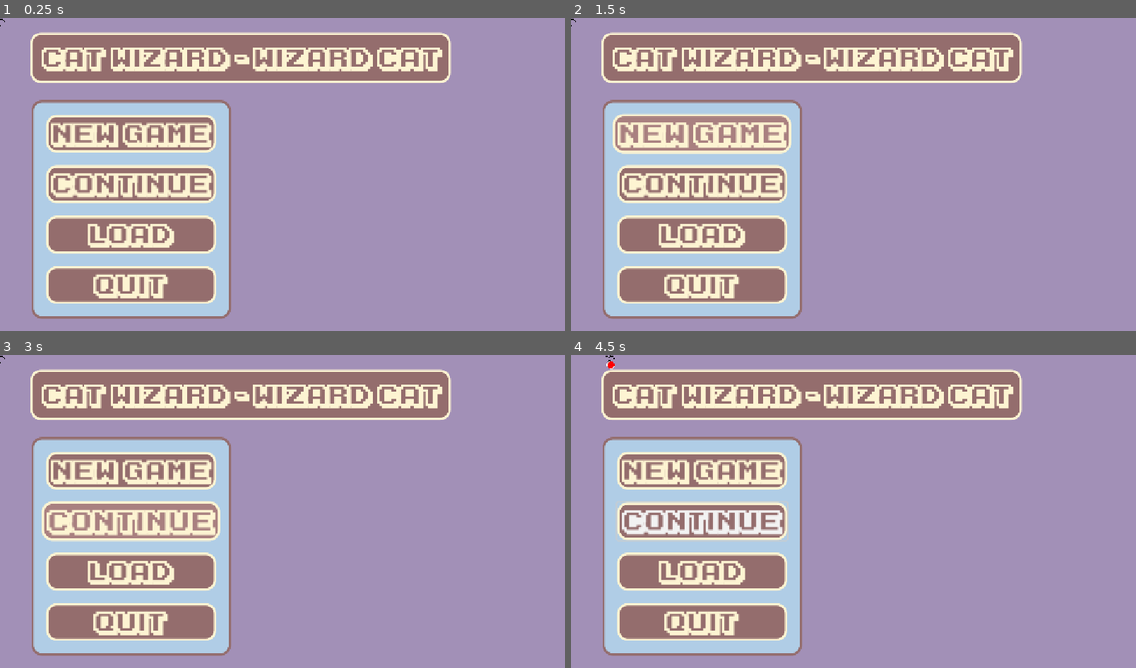
Above: before the commit, frames 1-4 (two rows, left to right).
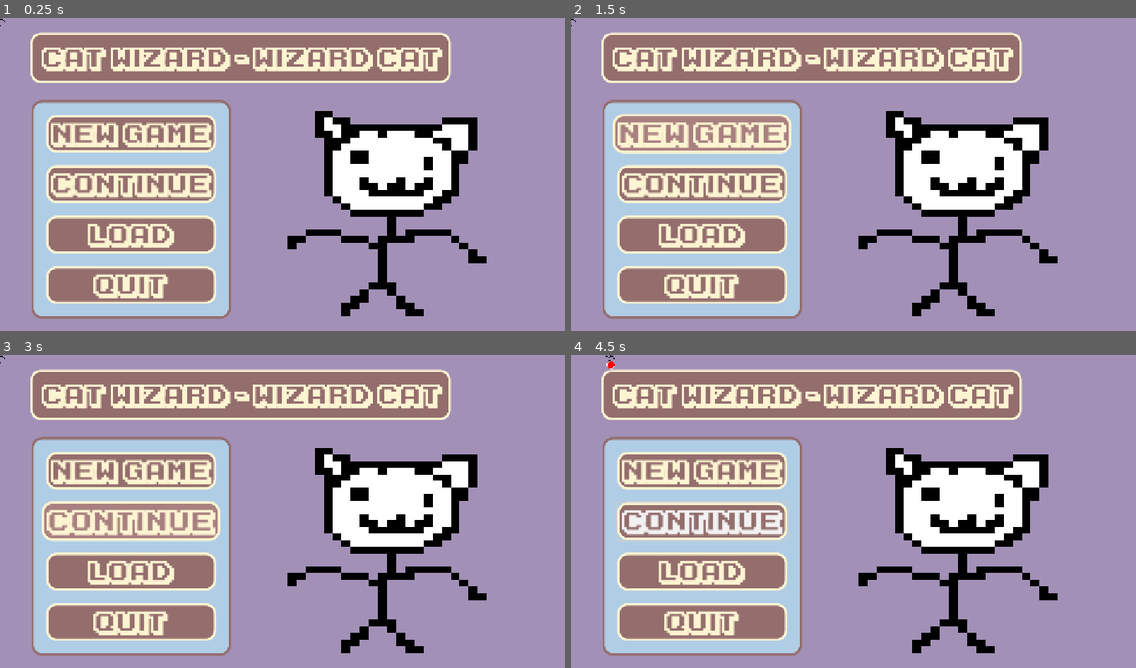
Above: after the commit, the same moments.

Repository: teganmy/wizard-cat-cat-wizard
Game: Godot game, scene res://main.tscn
Same seed, same stepped clock (60 frames per second), same inputs: the game is played once before the commit and once after it.
Inputs (mouse positions are in pixels of both pictures, inside the frame that each line leads up to):
- Up to frame 1 (0.25 s): no input
- Up to frame 2 (1.5 s): click "Load" at 0.5 s; click "New Game" at 1.25 s
- Up to frame 3 (3 s): click "New Game" at 2 s; click "Continue" at 2.75 s
- Up to frame 4 (4.5 s): click "Continue" at 3.5 s; tap Enter at 4.25 s; move the mouse to (977, 498) at 4.27 s; hold Right (player_right) from 4.28 s (still down); tap Space (fire) at 4.35 s

The runs differ from the first frame. In frame 1, 9.1% of the frame differs, in the area x 50-87%, y 29-96%; in frame 2, 9.1%; in frame 3, 9.1%; in frame 4, 9.1%.

Commit message:
Moved main menu logic to main scene

Diff:
--- a/wizard-cat-game/main.tscn
+++ b/wizard-cat-game/main.tscn
@@ -1,9 +1,112 @@
 [gd_scene format=3 uid="uid://be1g2jqyou40i"]
 
-[ext_resource type="PackedScene" uid="uid://bmdae68la1t7d" path="res://main_menu.tscn" id="1_ig7tw"]
+[ext_resource type="Script" uid="uid://dq2js0a13n6oc" path="res://components/button_tween.gd" id="1_0xm2m"]
+[ext_resource type="Texture2D" uid="uid://ho1q5y7xs8o7" path="res://assets/cat.png" id="2_h2yge"]
+
+[sub_resource type="LabelSettings" id="LabelSettings_1bvp3"]
+font_size = 50
+font_color = Color(0.99215686, 0.95686275, 0.8235294, 1)
 
 [node name="Main" type="Node2D" unique_id=1893129849]
 
-[node name="CanvasLayer" type="CanvasLayer" parent="." unique_id=32101130]
+[node name="MenuLayer" type="CanvasLayer" parent="." unique_id=32101130]
 
-[node name="MainMenu" parent="CanvasLayer" unique_id=1637072399 instance=ExtResource("1_ig7tw")]
+[node name="MainMenu" type="Control" parent="MenuLayer" unique_id=622120077]
+layout_mode = 3
+anchors_preset = 15
+anchor_right = 1.0
+anchor_bottom = 1.0
+grow_horizontal = 2
+grow_vertical = 2
+
+[node name="Label" type="Label" parent="MenuLayer/MainMenu" unique_id=115762507]
+texture_filter = 1
+layout_mode = 1
+anchors_preset = 5
+anchor_left = 0.5
+anchor_right = 0.5
+offset_left = -504.0
+offset_top = 40.0
+offset_right = 333.0
+offset_bottom = 123.0
+grow_horizontal = 2
+text = "Cat Wizard - Wizard Cat"
+label_settings = SubResource("LabelSettings_1bvp3")
+horizontal_alignment = 1
+vertical_alignment = 1
+
+[node name="PanelContainer" type="PanelContainer" parent="MenuLayer/MainMenu" unique_id=1700385085]
+layout_mode = 1
+anchors_preset = 4
+anchor_top = 0.5
+anchor_bottom = 0.5
+offset_left = 64.0
+offset_top = -156.0
+offset_right = 471.0
+offset_bottom = 290.0
+grow_vertical = 2
+pivot_offset_ratio = Vector2(0.5, 0.5)
+
+[node name="ButtonTween" type="Node" parent="MenuLayer/MainMenu/PanelContainer" unique_id=1869123090]
+script = ExtResource("1_0xm2m")
+metadata/_custom_type_script = "uid://dq2js0a13n6oc"
+
+[node name="VBoxContainer" type="VBoxContainer" parent="MenuLayer/MainMenu/PanelContainer" unique_id=1080793051]
+layout_mode = 2
+alignment = 1
+
+[node name="NewGameButton" type="Button" parent="MenuLayer/MainMenu/PanelContainer/VBoxContainer" unique_id=1482941788]
+layout_mode = 2
+size_flags_vertical = 0
+text = "New Game"
+
+[node name="ContinueButton" type="Button" parent="MenuLayer/MainMenu/PanelContainer/VBoxContainer" unique_id=2078129066]
+layout_mode = 2
+text = "Continue"
+
+[node name="LoadButton" type="Button" parent="MenuLayer/MainMenu/PanelContainer/VBoxContainer" unique_id=912717492]
+layout_mode = 2
+size_flags_vertical = 0
+text = "Load"
+
+[node name="QuitButton" type="Button" parent="MenuLayer/MainMenu/PanelContainer/VBoxContainer" unique_id=631376314]
+layout_mode = 2
+text = "Quit"
+
+[node name="Background" type="CanvasLayer" parent="MenuLayer/MainMenu" unique_id=490247967]
+layer = -10
+
+[node name="ColorRect" type="ColorRect" parent="MenuLayer/MainMenu/Background" unique_id=700449190]
+anchors_preset = 15
+anchor_right = 1.0
+anchor_bottom = 1.0
+grow_horizontal = 2
+grow_vertical = 2
+color = Color(0.63529414, 0.5647059, 0.7176471, 1)
+metadata/_edit_use_anchors_ = true
+metadata/_edit_lock_ = true
+
+[node name="TextureRect" type="TextureRect" parent="MenuLayer/MainMenu" unique_id=1170171024]
+texture_filter = 1
+layout_mode = 1
+anchors_preset = 3
+anchor_left = 1.0
+anchor_top = 1.0
+anchor_right = 1.0
+anchor_bottom = 1.0
+offset_left = -640.0
+offset_top = -472.0
+offset_right = -48.0
+offset_bottom = -40.0
+grow_horizontal = 0
+grow_vertical = 0
+texture = ExtResource("2_h2yge")
+
+[connection signal="mouse_entered" from="MenuLayer/MainMenu/PanelContainer/VBoxContainer/NewGameButton" to="MenuLayer/MainMenu/PanelContainer/ButtonTween" method="activate_button" binds= [NodePath("../VBoxContainer/NewGameButton")]]
+[connection signal="mouse_exited" from="MenuLayer/MainMenu/PanelContainer/VBoxContainer/NewGameButton" to="MenuLayer/MainMenu/PanelContainer/ButtonTween" method="deactivate_button" binds= [NodePath("../VBoxContainer/NewGameButton")]]
+[connection signal="mouse_entered" from="MenuLayer/MainMenu/PanelContainer/VBoxContainer/ContinueButton" to="MenuLayer/MainMenu/PanelContainer/ButtonTween" method="activate_button" binds= [NodePath("../VBoxContainer/ContinueButton")]]
+[connection signal="mouse_exited" from="MenuLayer/MainMenu/PanelContainer/VBoxContainer/ContinueButton" to="MenuLayer/MainMenu/PanelContainer/ButtonTween" method="deactivate_button" binds= [NodePath("../VBoxContainer/ContinueButton")]]
+[connection signal="mouse_entered" from="MenuLayer/MainMenu/PanelContainer/VBoxContainer/LoadButton" to="MenuLayer/MainMenu/PanelContainer/ButtonTween" method="activate_button" binds= [NodePath("../VBoxContainer/LoadButton")]]
+[connection signal="mouse_exited" from="MenuLayer/MainMenu/PanelContainer/VBoxContainer/LoadButton" to="MenuLayer/MainMenu/PanelContainer/ButtonTween" method="deactivate_button" binds= [NodePath("../VBoxContainer/LoadButton")]]
+[connection signal="mouse_entered" from="MenuLayer/MainMenu/PanelContainer/VBoxContainer/QuitButton" to="MenuLayer/MainMenu/PanelContainer/ButtonTween" method="activate_button" binds= [NodePath("../VBoxContainer/QuitButton")]]
+[connection signal="mouse_exited" from="MenuLayer/MainMenu/PanelContainer/VBoxContainer/QuitButton" to="MenuLayer/MainMenu/PanelContainer/ButtonTween" method="deactivate_button" binds= [NodePath("../VBoxContainer/QuitButton")]]
--- a/wizard-cat-game/main_menu.tscn
+++ /dev/null
@@ -1,93 +0,0 @@
-[gd_scene format=3 uid="uid://bmdae68la1t7d"]
-
-[ext_resource type="Theme" uid="uid://cnlk2q7yx8tfd" path="res://assets/default_theme.tres" id="1_06t4h"]
-[ext_resource type="Script" uid="uid://dq2js0a13n6oc" path="res://components/button_tween.gd" id="2_7vrkn"]
-
-[sub_resource type="LabelSettings" id="LabelSettings_rhts7"]
-font_size = 50
-font_color = Color(0.99215686, 0.95686275, 0.8235294, 1)
-
-[node name="MainMenu" type="Control" unique_id=1637072399]
-layout_mode = 3
-anchors_preset = 15
-anchor_right = 1.0
-anchor_bottom = 1.0
-grow_horizontal = 2
-grow_vertical = 2
-theme = ExtResource("1_06t4h")
-
-[node name="Label" type="Label" parent="." unique_id=514921153]
-texture_filter = 1
-layout_mode = 1
-anchors_preset = 5
-anchor_left = 0.5
-anchor_right = 0.5
-offset_left = -504.0
-offset_top = 40.0
-offset_right = 333.0
-offset_bottom = 123.0
-grow_horizontal = 2
-text = "Cat Wizard - Wizard Cat"
-label_settings = SubResource("LabelSettings_rhts7")
-horizontal_alignment = 1
-vertical_alignment = 1
-
-[node name="PanelContainer" type="PanelContainer" parent="." unique_id=1648659336]
-layout_mode = 1
-anchors_preset = 4
-anchor_top = 0.5
-anchor_bottom = 0.5
-offset_left = 64.0
-offset_top = -156.0
-offset_right = 471.0
-offset_bottom = 290.0
-grow_vertical = 2
-pivot_offset_ratio = Vector2(0.5, 0.5)
-
-[node name="ButtonTween" type="Node" parent="PanelContainer" unique_id=187949151]
-script = ExtResource("2_7vrkn")
-metadata/_custom_type_script = "uid://dq2js0a13n6oc"
-
-[node name="VBoxContainer" type="VBoxContainer" parent="PanelContainer" unique_id=923517290]
-layout_mode = 2
-alignment = 1
-
-[node name="NewGameButton" type="Button" parent="PanelContainer/VBoxContainer" unique_id=1229680142]
-layout_mode = 2
-size_flags_vertical = 0
-text = "New Game"
-
-[node name="ContinueButton" type="Button" parent="PanelContainer/VBoxContainer" unique_id=1435936668]
-layout_mode = 2
-text = "Continue"
-
-[node name="LoadButton" type="Button" parent="PanelContainer/VBoxContainer" unique_id=342398711]
-layout_mode = 2
-size_flags_vertical = 0
-text = "Load"
-
-[node name="QuitButton" type="Button" parent="PanelContainer/VBoxContainer" unique_id=390150398]
-layout_mode = 2
-text = "Quit"
-
-[node name="Background" type="CanvasLayer" parent="." unique_id=952435379]
-layer = -10
-
-[node name="ColorRect" type="ColorRect" parent="Background" unique_id=1637551012]
-anchors_preset = 15
-anchor_right = 1.0
-anchor_bottom = 1.0
-grow_horizontal = 2
-grow_vertical = 2
-color = Color(0.63529414, 0.5647059, 0.7176471, 1)
-metadata/_edit_use_anchors_ = true
-metadata/_edit_lock_ = true
-
-[connection signal="mouse_entered" from="PanelContainer/VBoxContainer/NewGameButton" to="PanelContainer/ButtonTween" method="activate_button" binds= [NodePath("../VBoxContainer/NewGameButton")]]
-[connection signal="mouse_exited" from="PanelContainer/VBoxContainer/NewGameButton" to="PanelContainer/ButtonTween" method="deactivate_button" binds= [NodePath("../VBoxContainer/NewGameButton")]]
-[connection signal="mouse_entered" from="PanelContainer/VBoxContainer/ContinueButton" to="PanelContainer/ButtonTween" method="activate_button" binds= [NodePath("../VBoxContainer/ContinueButton")]]
-[connection signal="mouse_exited" from="PanelContainer/VBoxContainer/ContinueButton" to="PanelContainer/ButtonTween" method="deactivate_button" binds= [NodePath("../VBoxContainer/ContinueButton")]]
-[connection signal="mouse_entered" from="PanelContainer/VBoxContainer/LoadButton" to="PanelContainer/ButtonTween" method="activate_button" binds= [NodePath("../VBoxContainer/LoadButton")]]
-[connection signal="mouse_exited" from="PanelContainer/VBoxContainer/LoadButton" to="PanelContainer/ButtonTween" method="deactivate_button" binds= [NodePath("../VBoxContainer/LoadButton")]]
-[connection signal="mouse_entered" from="PanelContainer/VBoxContainer/QuitButton" to="PanelContainer/ButtonTween" method="activate_button" binds= [NodePath("../VBoxContainer/QuitButton")]]
-[connection signal="mouse_exited" from="PanelContainer/VBoxContainer/QuitButton" to="PanelContainer/ButtonTween" method="deactivate_button" binds= [NodePath("../VBoxContainer/QuitButton")]]
